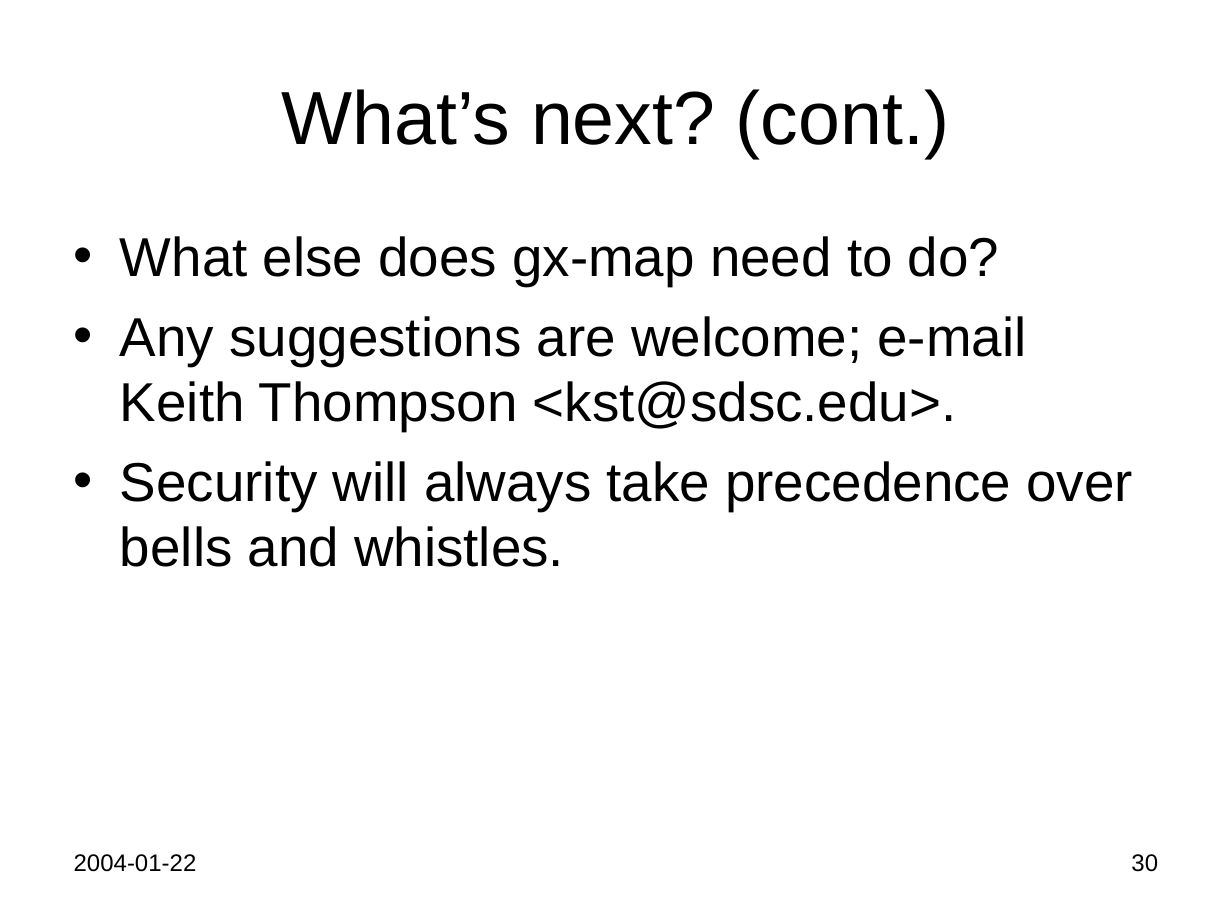
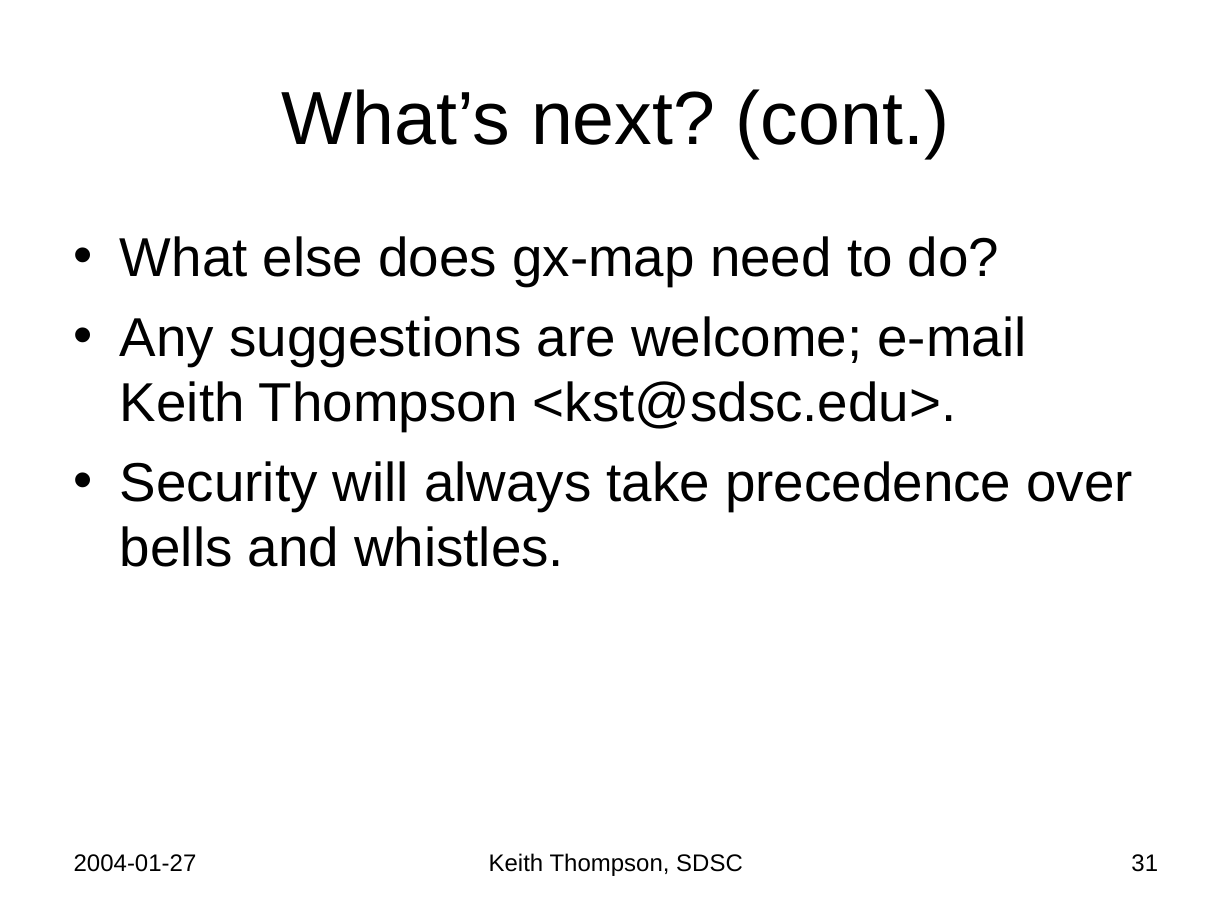
Before and after one commit to Keith-S-Thompson/gx-map, a slide deck: slide 31 of gx-map.ppt (slide 30 before the commit). Drawn at 1232x924 pixels with LibreOffice and Linux fonts; fonts in the diff are those of the drawing. Boxes give left, top, right and bottom in pixels: in the first picture for what was removed or moved away, otherwise in the second. Text is boxed around its words. In the diff, an @@ line names an element or a change of style, - is before the commit and + after.

```diff
--- a/gx-map.ppt
+++ b/gx-map.ppt
@@ text at bbox=[74, 854, 197, 872]: text changed @@
-2004-01-22
+2004-01-27
@@ text added at bbox=[489, 853, 743, 876], 14 pt, text #000000 @@
+Keith Thompson, SDSC
@@ page number at bbox=[1131, 854, 1158, 872]: text changed @@
-30
+31
```
Also in this commit, not shown: 29 other slides changed, 1 slide added.
